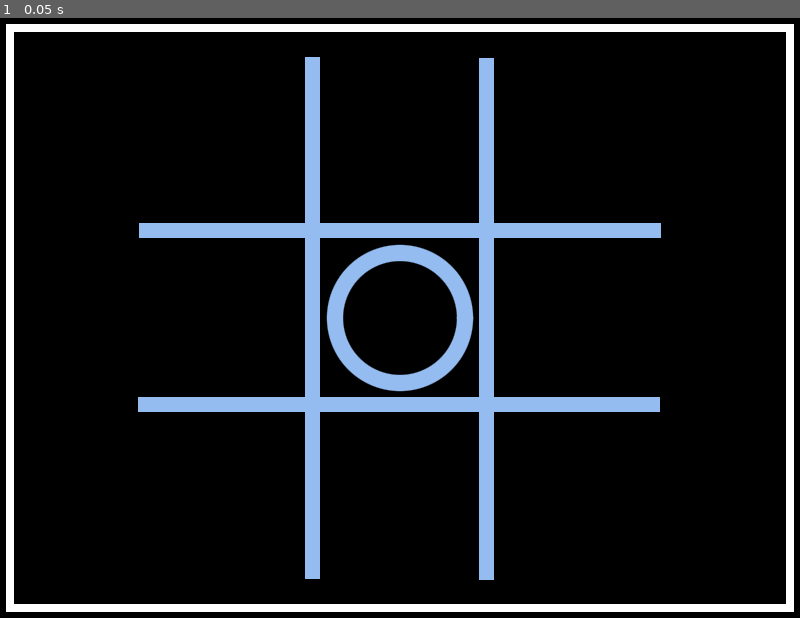
Above: before the commit, frame 1.
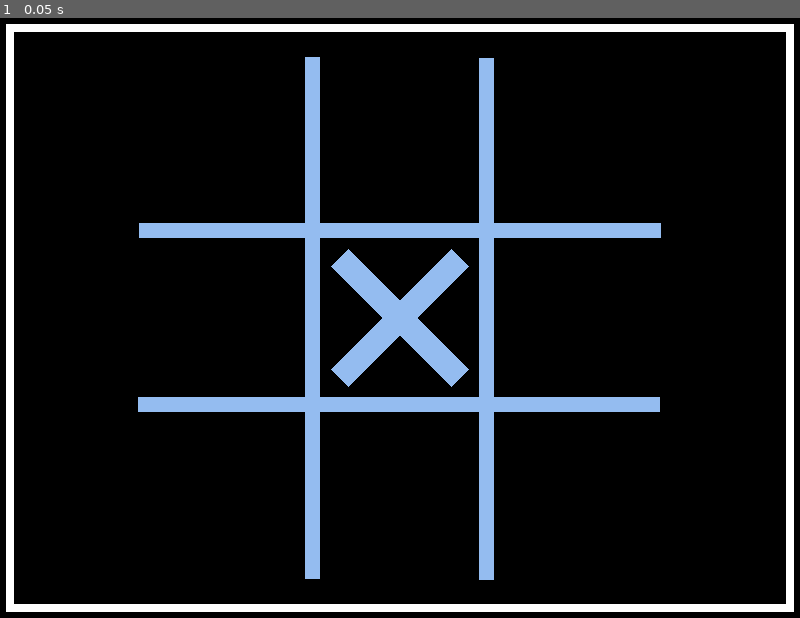
Above: after the commit, the same moment.

Repository: joshuafolkken/tic-tac-toe
Game: Godot game, scene res://main.tscn
Two runs of this game, one before a commit and one after it. Both use one fixed random seed, a clock stepped at 60 frames per second and the inputs below.
Inputs:
- Up to frame 1 (0.05 s): no input

The runs differ from the first frame. In frame 1, 2.4% of the frame differs, in the area x 40-60%, y 37-63%.

Commit message:
Cross mark #33

Diff:
--- a/circle.gd
+++ b/circle.gd
@@ -1,8 +1,8 @@
 @tool
 extends Node2D
 
-@export var radius := 65.0
-@export var line_width := 15.0
+@export var radius := 58.0
+@export var line_width := 22.0
 @export var color := Color8(148, 188, 240)
 
 
--- /dev/null
+++ b/circle.tscn
@@ -0,0 +1,8 @@
+[gd_scene load_steps=2 format=3 uid="uid://dtlfjw3cxon5k"]
+
+[ext_resource type="Script" path="res://circle.gd" id="1_x55gd"]
+
+[node name="Circle" type="Node2D"]
+visible = false
+position = Vector2(400, 300)
+script = ExtResource("1_x55gd")
--- /dev/null
+++ b/cross.tscn
@@ -0,0 +1,11 @@
+[gd_scene load_steps=2 format=3 uid="uid://c6m15et87wo6l"]
+
+[ext_resource type="PackedScene" uid="uid://jfsrs3xywxn1" path="res://cross_line.tscn" id="1_6xqh6"]
+
+[node name="Cross" type="Node2D"]
+position = Vector2(400, 300)
+
+[node name="CrossLine" parent="." instance=ExtResource("1_6xqh6")]
+
+[node name="CrossLine2" parent="." instance=ExtResource("1_6xqh6")]
+rotation = 2.35619
--- /dev/null
+++ b/cross_line.tscn
@@ -0,0 +1,7 @@
+[gd_scene format=3 uid="uid://jfsrs3xywxn1"]
+
+[node name="CrossLine" type="Line2D"]
+rotation = 0.785398
+points = PackedVector2Array(-85, 2.08165e-12, 85, 2.08165e-12)
+width = 25.0
+default_color = Color(0.580392, 0.737255, 0.941176, 1)
--- a/main.tscn
+++ b/main.tscn
@@ -1,7 +1,8 @@
-[gd_scene load_steps=3 format=3 uid="uid://cuvea3u35e65l"]
+[gd_scene load_steps=4 format=3 uid="uid://cuvea3u35e65l"]
 
 [ext_resource type="PackedScene" uid="uid://dmryi85504aks" path="res://board.tscn" id="1_ck7lo"]
-[ext_resource type="Script" path="res://circle.gd" id="2_niajg"]
+[ext_resource type="PackedScene" uid="uid://dtlfjw3cxon5k" path="res://circle.tscn" id="2_3f3yw"]
+[ext_resource type="PackedScene" uid="uid://c6m15et87wo6l" path="res://cross.tscn" id="3_dxbgj"]
 
 [node name="Main" type="Node"]
 
@@ -14,6 +15,6 @@
 [node name="Board" parent="." instance=ExtResource("1_ck7lo")]
 position = Vector2(400, 300)
 
-[node name="Circle" type="Node2D" parent="."]
-position = Vector2(400, 300)
-script = ExtResource("2_niajg")
+[node name="Circle" parent="." instance=ExtResource("2_3f3yw")]
+
+[node name="Cross" parent="." instance=ExtResource("3_dxbgj")]
